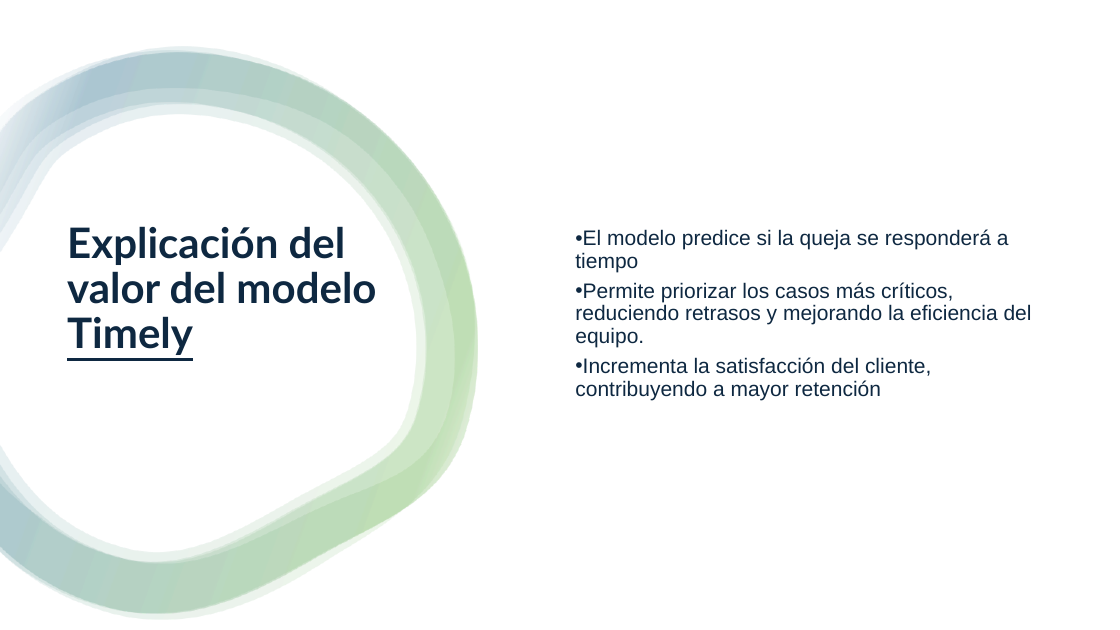
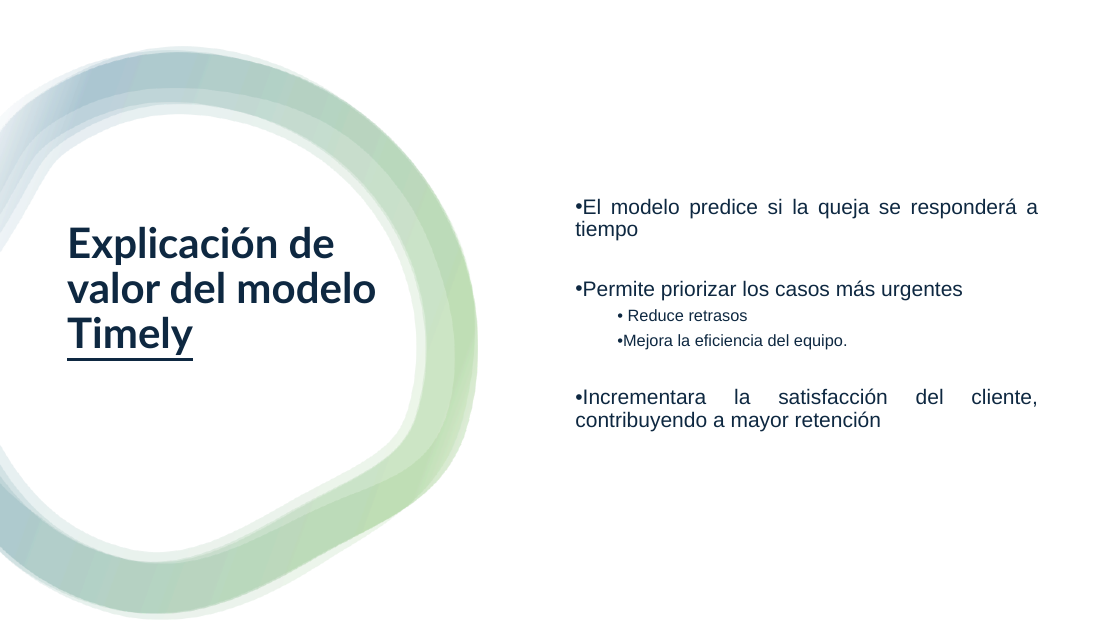
Before and after one commit to UnaiFam/Projecto-Final-ML, a slide deck: slide 3 of docs/Presentacion de negocio.pptx. Drawn at 1120x630 pixels with LibreOffice and Linux fonts; fonts in the diff are those of the drawing. Boxes give left, top, right and bottom in pixels: in the first picture for what was removed or moved away, otherwise in the second. Text is boxed around its words. In the diff, an @@ line names an element or a change of style, - is before the commit and + after.

```diff
--- a/docs/Presentacion de negocio.pptx
+++ b/docs/Presentacion de negocio.pptx
@@ text at box(575, 198, 1038, 241): alignment left to justified @@
@@ title at box(67, 226, 376, 355): text changed @@
-Explicación del valor del modelo Timely
+Explicación de valor del modelo Timely
@@ text at box(575, 280, 963, 432): text changed @@
-• Permite priorizar los casos más críticos, reduciendo retrasos y mejorando la eficiencia del equipo.
-• Incrementa la satisfacción del cliente, contribuyendo a mayor retención
+• Permite priorizar los casos más urgentes
+  • Reduce retrasos
+  • Mejora la eficiencia del equipo.
+• Incrementara la satisfacción del cliente, contribuyendo a mayor retención
```
Also in this commit, not shown: 8 other slides changed, 1 slide removed, 9 other files.
